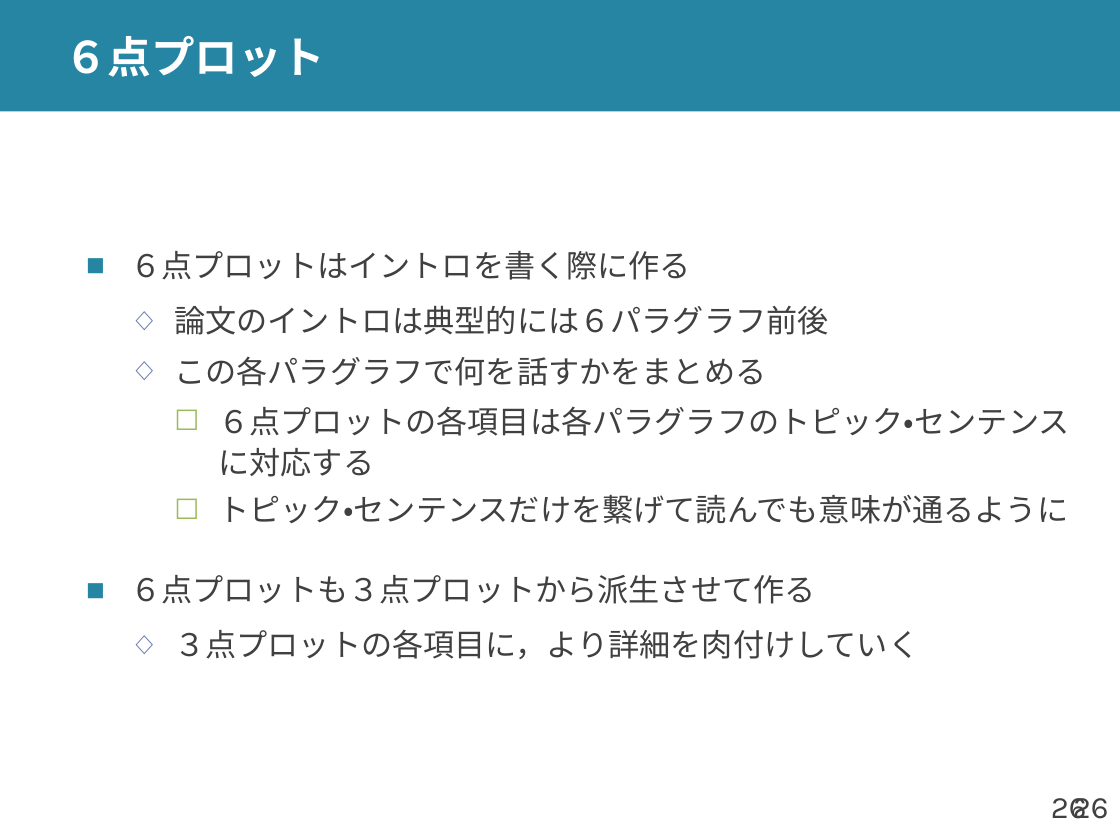
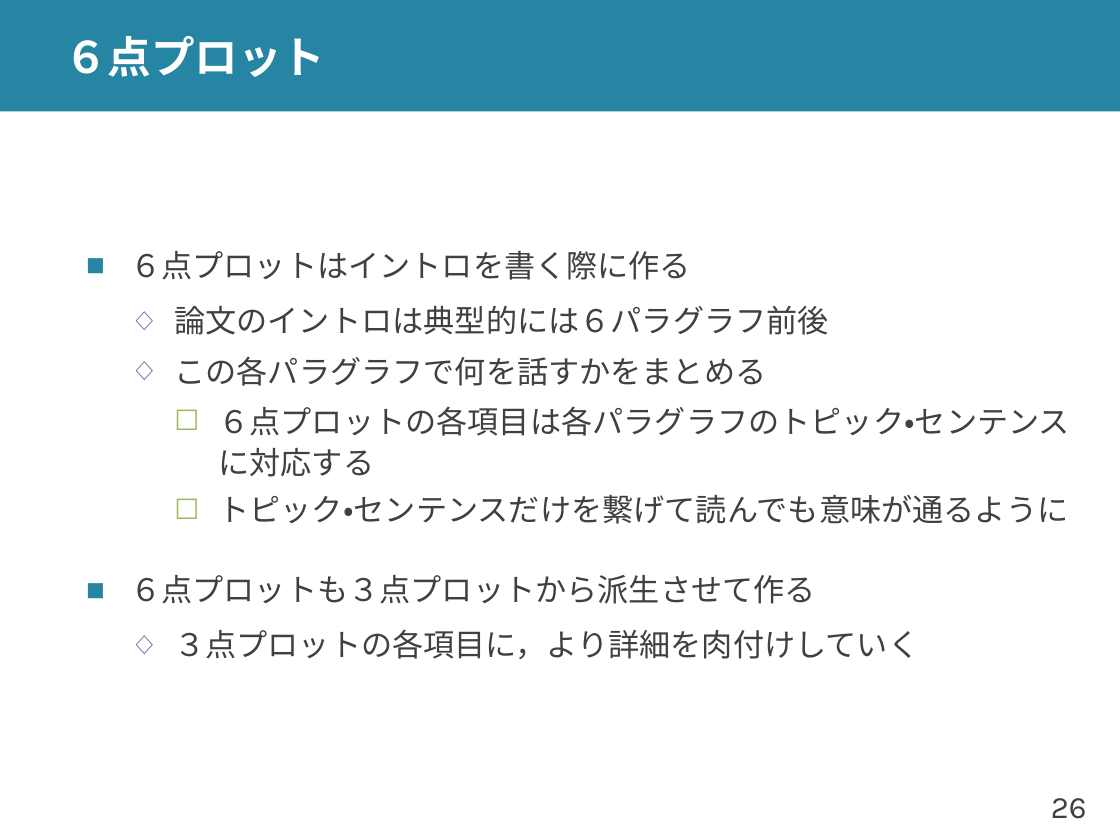
Before and after one commit to shioya-lab/how-to, a slide deck: slide 26 of plot.pptx. Drawn at 1120x840 pixels with LibreOffice and Linux fonts; fonts in the diff are those of the drawing. Boxes give left, top, right and bottom in pixels: in the first picture for what was removed or moved away, otherwise in the second. Text is boxed around its words. In the diff, an @@ line names an element or a change of style, - is before the commit and + after.

```diff
--- a/plot.pptx
+++ b/plot.pptx
@@ page number removed at [1073,798,1109,819] @@
-26
```
Also in this commit, not shown: 9 other slides changed, 1 other file.
